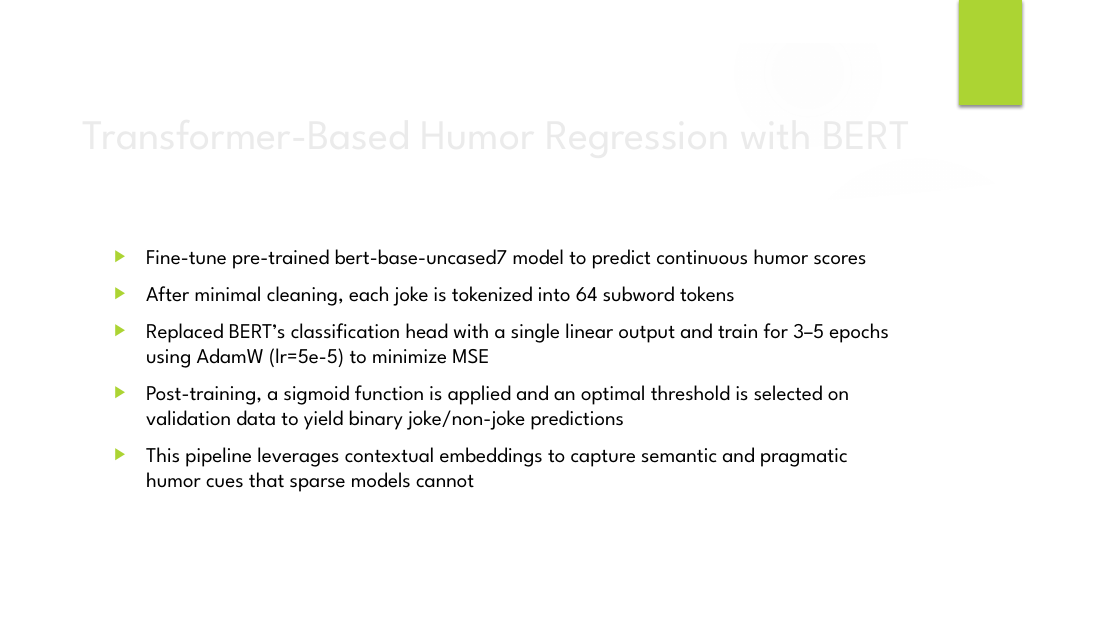
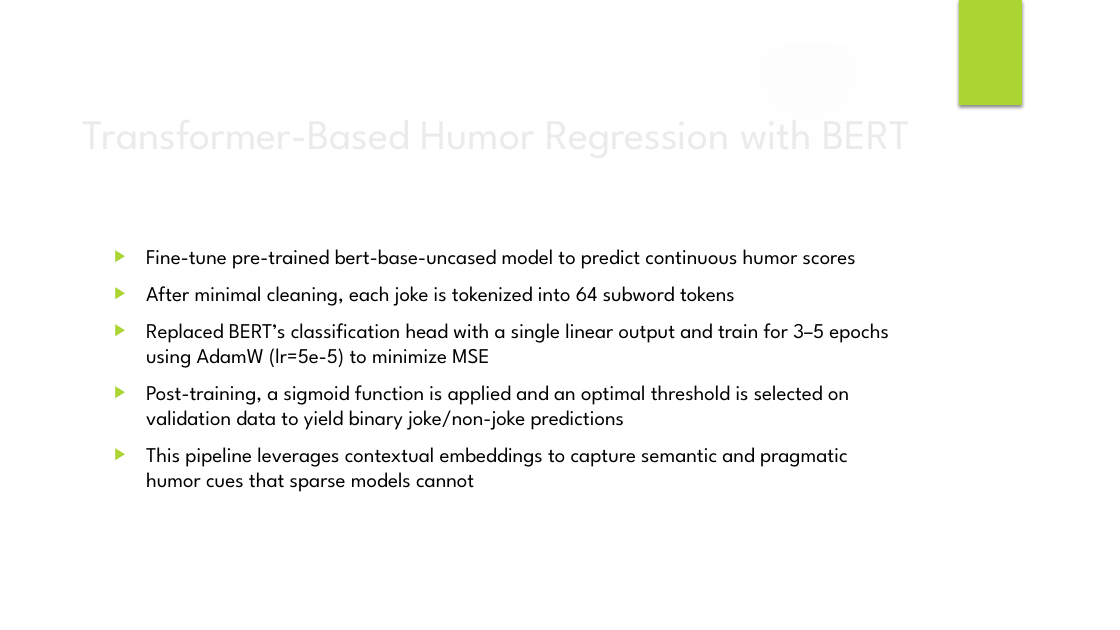
Before and after one commit to Razvan48/Proiect-Natural-Language-Processing-NLP, a slide deck: slide 9 of PowerPoint-Presentation/NLP Project Presentation.pptx. Drawn at 1120x630 pixels with LibreOffice and Linux fonts; fonts in the diff are those of the drawing; background and template pictures are left out. Boxes give left, top, right and bottom in pixels: in the first picture for what was removed or moved away, otherwise in the second. Text is boxed around its words. In the diff, an @@ line names an element or a change of style, - is before the commit and + after.

```diff
--- a/PowerPoint-Presentation/NLP Project Presentation.pptx
+++ b/PowerPoint-Presentation/NLP Project Presentation.pptx
@@ text at [146, 249, 856, 269]: text changed @@
-▶ Fine-tune pre-trained bert-base-uncased7 model to predict continuous humor scores
+▶ Fine-tune pre-trained bert-base-uncased model to predict continuous humor scores
```
Also in this commit, not shown: 1 other file.
